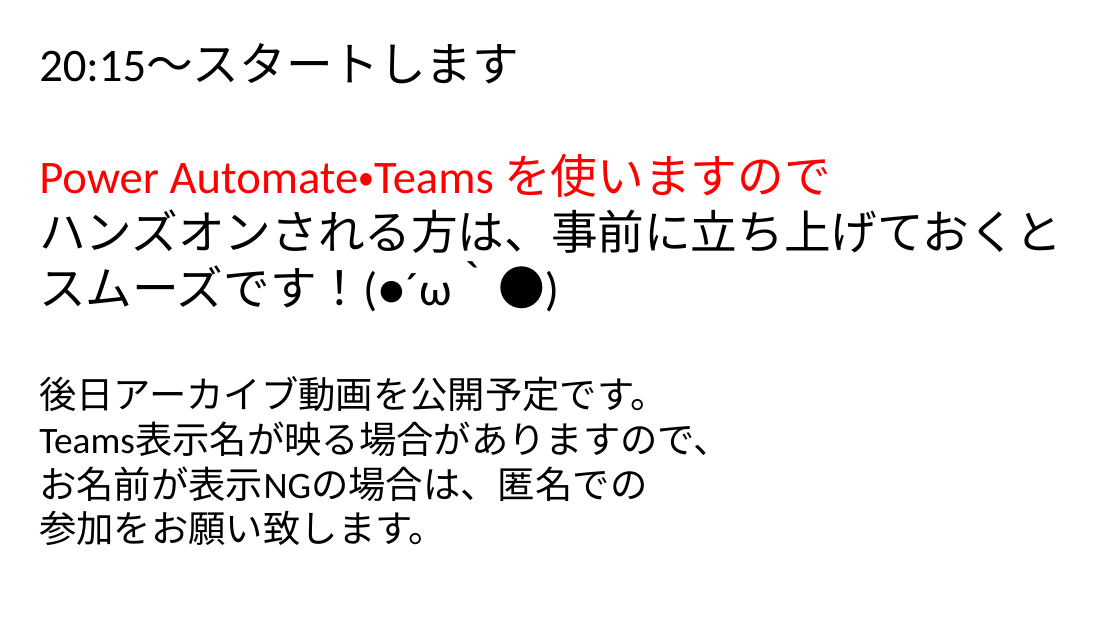
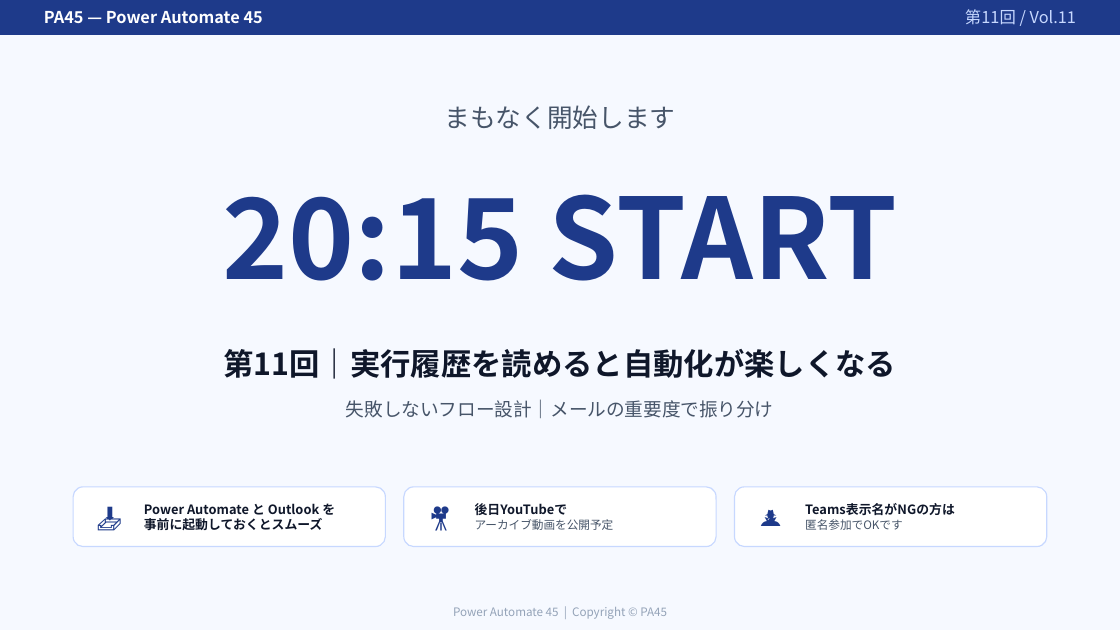
Before and after one commit to Haru-PowerPlatform/pa45, a slide deck: slide 1 of assets/pa45/P011_PA45_RunHistory_20260521.pptx. Drawn at 1120x630 pixels with LibreOffice and Linux fonts; fonts in the diff are those of the drawing. Boxes give left, top, right and bottom in pixels: in the first picture for what was removed or moved away, otherwise in the second. Text is boxed around its words. In the diff, an @@ line names an element or a change of style, - is before the commit and + after.

```diff
--- a/assets/pa45/P011_PA45_RunHistory_20260521.pptx
+++ b/assets/pa45/P011_PA45_RunHistory_20260521.pptx
@@ rectangle: place and size @@
-rectangle at <box>39,43,1062,545</box>
+rectangle at <box>0,0,1120,630</box>
@@ rectangle at <box>0,0,1120,630</box>: fill none to #F6F9FF @@
@@ rectangle added at <box>0,0,1120,35</box>, fill #1E3A8A @@
@@ text added at <box>44,11,263,23</box>, 14 pt, text #FFFFFF, bold @@
+PA45 — Power Automate 45
@@ text added at <box>965,9,1076,25</box>, 14 pt, text #C7D8FF @@
+第11回 / Vol.11
@@ text in rectangle at <box>39,43,1062,545</box>: text removed @@
-20:15～スタートします
-Power Automate・Teams を使いますので
-ハンズオンされる方は、事前に立ち上げておくと
-スムーズです！(●´ω｀●)
-後日アーカイブ動画を公開予定です。
-Teams表示名が映る場合がありますので、
-お名前が表示NGの場合は、匿名での
-参加をお願い致します。
@@ text added at <box>445,105,676,129</box>, 22 pt, text #475569 @@
+まもなく開始します
@@ text added at <box>223,194,897,281</box>, 96 pt, text #1E3A8A, bold @@
+20:15 START
@@ text added at <box>223,348,896,379</box>, 26 pt, text #0F172A, bold @@
+第11回｜実行履歴を読めると自動化が楽しくなる
@@ text added at <box>346,399,774,418</box>, 16 pt, text #475569 @@
+失敗しないフロー設計｜メールの重要度で振り分け
@@ rounded rectangle added at <box>73,487,386,547</box>, fill #FFFFFF, outline #C7D8FF 1 pt @@
@@ text added at <box>84,487,134,547</box>, 22 pt, text #1E3A8A @@
+📥
@@ text added at <box>144,503,335,531</box>, 11 pt, text #0F172A, bold @@
+Power Automate と Outlook を
+事前に起動しておくとスムーズ
@@ rounded rectangle added at <box>404,487,717,547</box>, fill #FFFFFF, outline #C7D8FF 1 pt @@
@@ text added at <box>415,487,465,547</box>, 22 pt, text #1E3A8A @@
+🎥
@@ text added at <box>475,503,614,530</box>, 10 pt, text #475569 @@
+後日YouTubeで
+アーカイブ動画を公開予定
@@ rounded rectangle added at <box>734,487,1047,547</box>, fill #FFFFFF, outline #C7D8FF 1 pt @@
@@ text added at <box>746,487,797,547</box>, 22 pt, text #1E3A8A @@
+🕵
@@ text added at <box>805,503,955,530</box>, 11 pt, text #0F172A, bold @@
+Teams表示名がNGの方は
+匿名参加でOKです
@@ text added at <box>453,607,667,619</box>, 10 pt, text #94A3B8 @@
+Power Automate 45 | Copyright © PA45
```
Also in this commit, not shown: 15 other slides changed, 1 other file.
